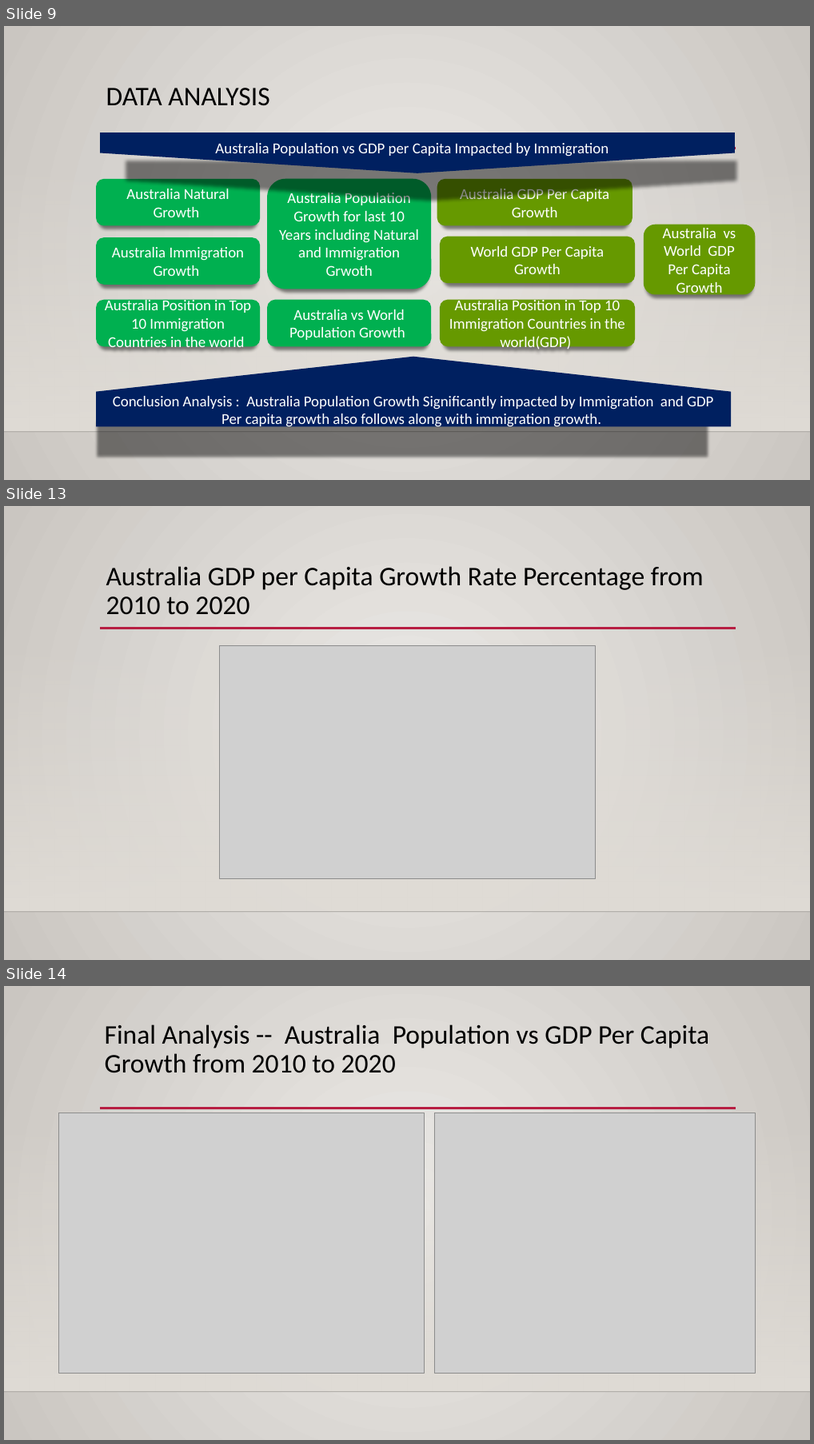
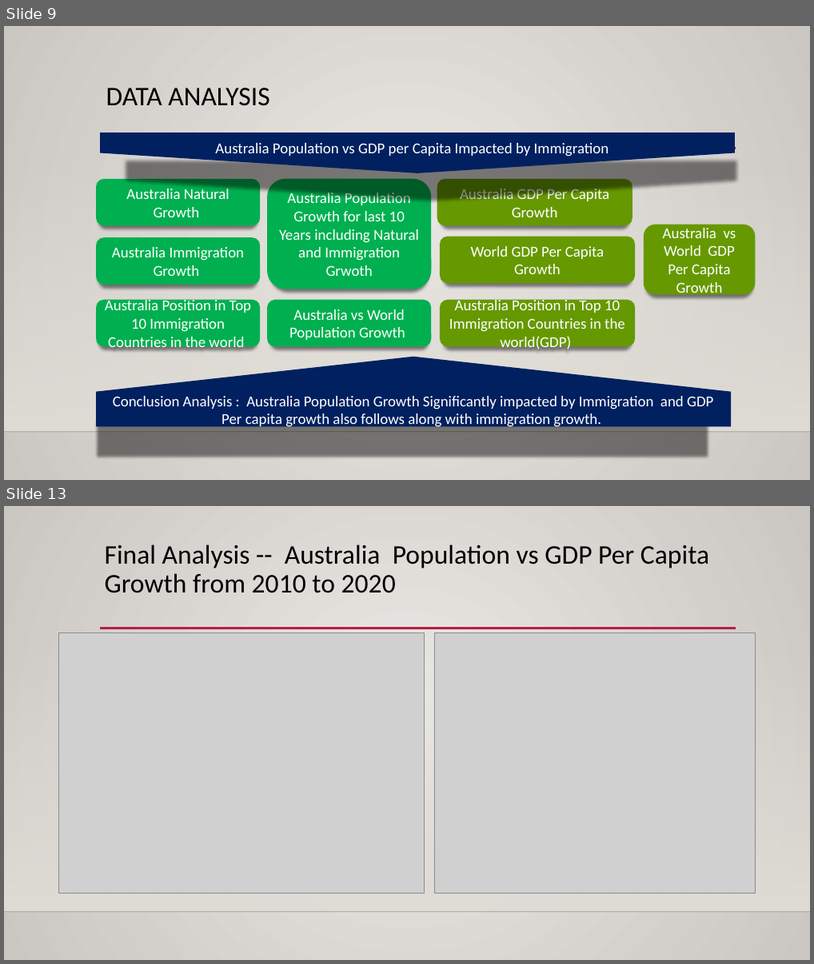
Before and after one commit to Lopokoiyit/PROJECT_ONE, a slide deck: Final Powerpoint_Radhika.pptx. Shown one above the other, each under a label of ours: slides 9, 13 and 14 before the commit, slides 9 and 13 after it; the slides between them are not shown. The pictures are 814x1444 and 814x964 pixels, drawn with LibreOffice and Linux fonts; fonts in the diff are those of the drawing; grey boxes stand for pictures; background and template pictures are left out. Boxes give left, top, right and bottom in pixels: in the first picture for what was removed or moved away, otherwise in the second. Text is boxed around its words. In the diff, an @@ line names an element or a change of style, - is before the commit and + after.

```diff
--- a/Final Powerpoint_Radhika.pptx
+++ b/Final Powerpoint_Radhika.pptx
@@ slide 13 removed at (4, 506, 810, 960), background gradient #ECEAE7 to #CAC7C1; not listed: 3 template elements that a slide beside it also shows @@
@@ title removed at (106, 566, 704, 615) @@
-Australia GDP per Capita Growth Rate Percentage from 2010 to 2020
@@ picture removed at (219, 645, 596, 879) @@
@@ what was slide 14 is now slide 13 @@
```
Also in this commit, not shown: 5 slides changed.
